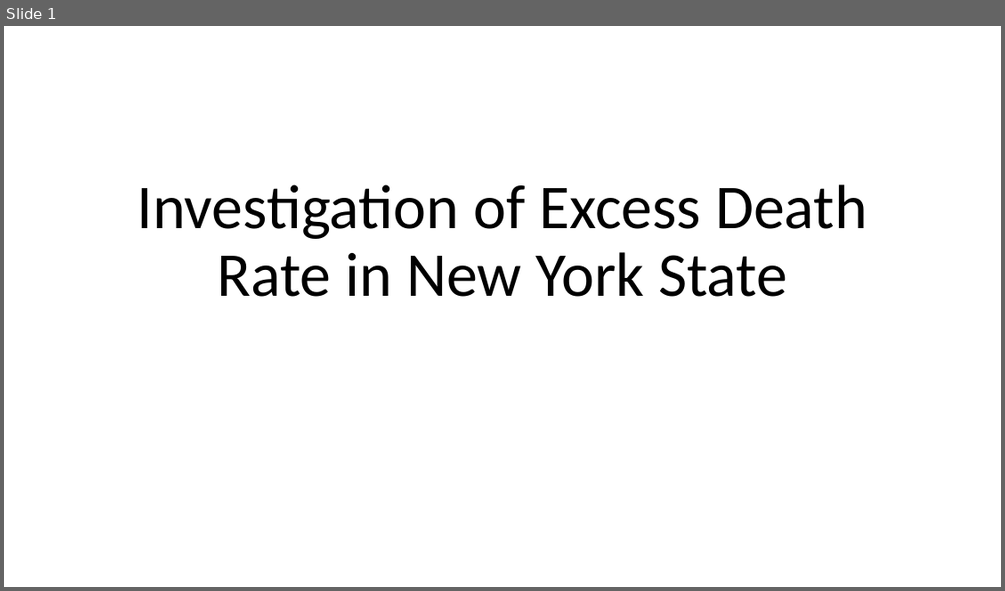
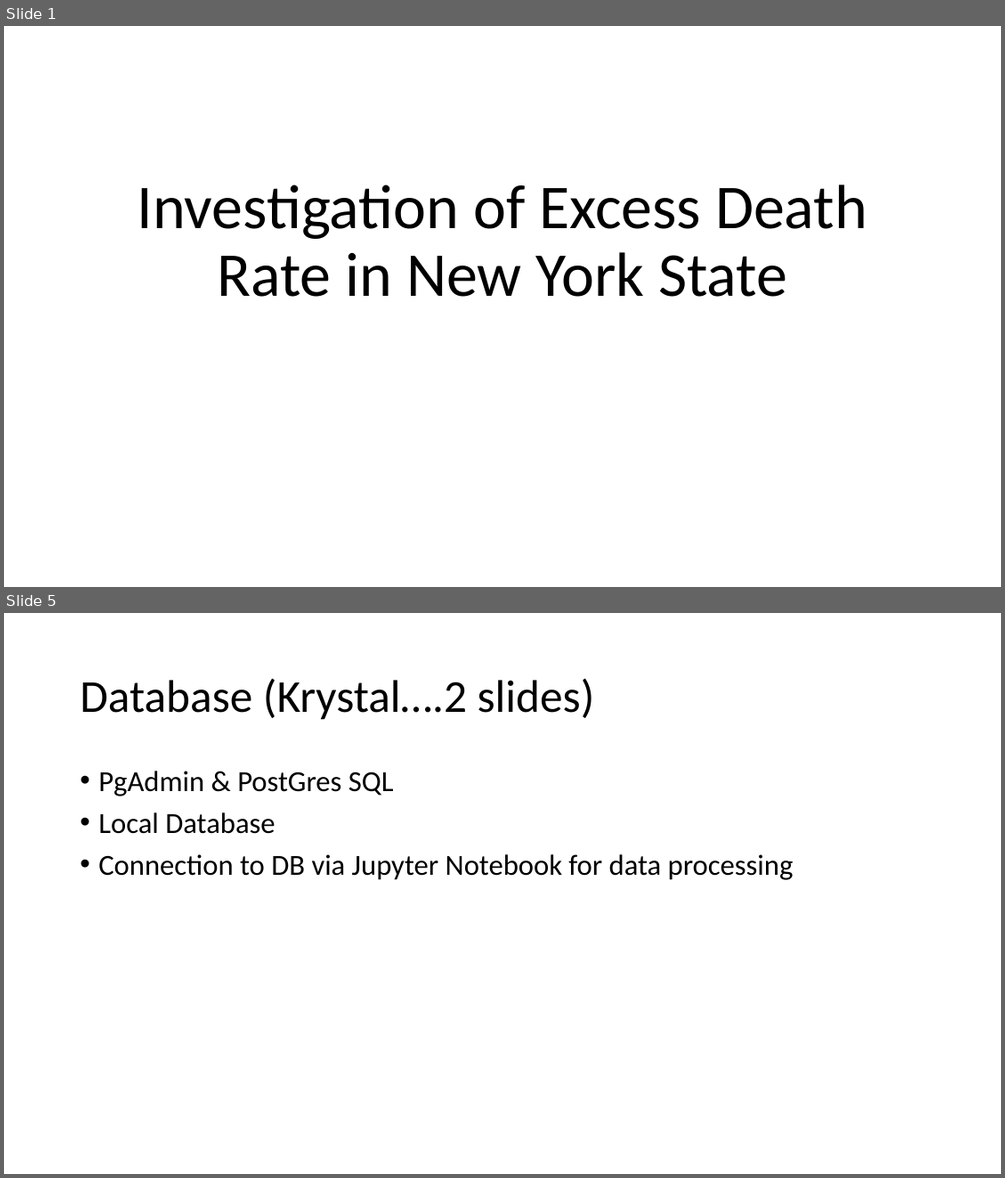
Before and after one commit to Kevin-C3923/Life_Expectancy_Analytics, a slide deck: Dashboard/Dashboard.pptx. Shown one above the other, each under a label of ours: slide 1 before the commit, slides 1 and 5 after it; the slides between them are not shown. The pictures are 1005x591 and 1005x1178 pixels, drawn with LibreOffice and Linux fonts; fonts in the diff are those of the drawing. Boxes give left, top, right and bottom in pixels: in the first picture for what was removed or moved away, otherwise in the second. Text is boxed around its words. In the diff, an @@ line names an element or a change of style, - is before the commit and + after.

```diff
--- a/Dashboard/Dashboard.pptx
+++ b/Dashboard/Dashboard.pptx
@@ slide 5 added at box(4, 613, 1001, 1174), background #FFFFFF @@
@@ title added at box(80, 678, 595, 720), 44 pt, text #000000 @@
+Database (Krystal….2 slides)
@@ text added at box(98, 771, 793, 880), 28 pt, text #000000 @@
+• PgAdmin & PostGres SQL
+• Local Database
+• Connection to DB via Jupyter Notebook for data processing
```
Also in this commit, not shown: 5 slides changed, 3 other slides added, 3 slides removed.
